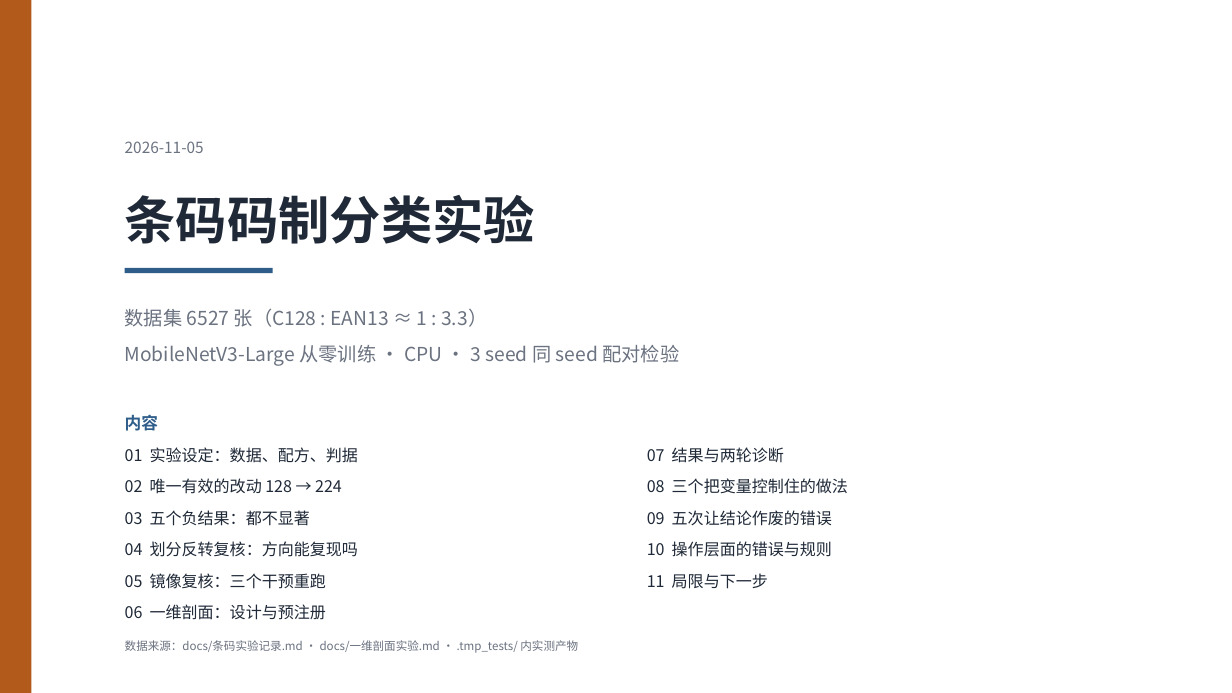
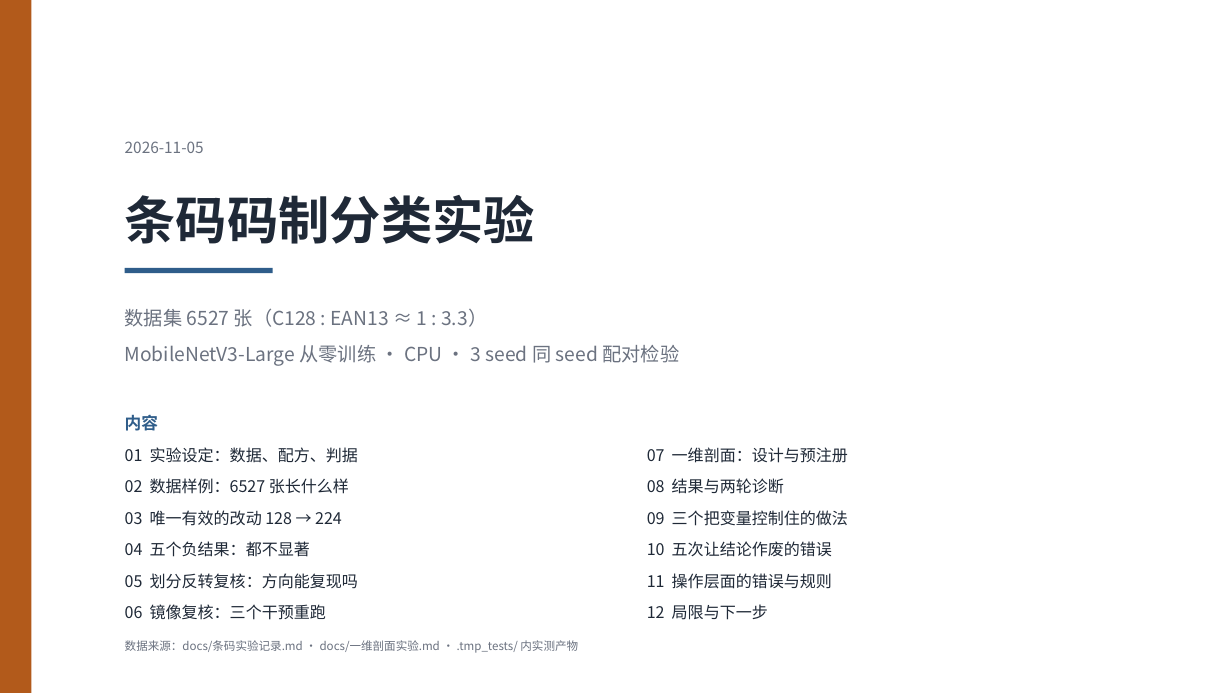
Before and after one commit to adddd392/study0, a slide deck: slide 10 of slides/第三周汇报.pptx. Drawn at 1232x693 pixels with LibreOffice and Linux fonts; fonts in the diff are those of the drawing. Boxes give left, top, right and bottom in pixels: in the first picture for what was removed or moved away, otherwise in the second. Text is boxed around its words. In the diff, an @@ line names an element or a change of style, - is before the commit and + after.

```diff
--- a/slides/第三周汇报.pptx
+++ b/slides/第三周汇报.pptx
@@ text at [647, 447, 848, 463]: text changed @@
-06 一维剖面：设计与预注册
+07 一维剖面：设计与预注册
@@ text added at [125, 478, 349, 494], 12.5 pt, text #1F2937 @@
+02 数据样例：6527 张长什么样
@@ text at [647, 478, 784, 494]: text changed @@
-07 结果与两轮诊断
+08 结果与两轮诊断
@@ text at [125, 510, 342, 526]: text changed @@
-02 唯一有效的改动 128 → 224
+03 唯一有效的改动 128 → 224
@@ text at [647, 510, 848, 526]: text changed @@
-08 三个把变量控制住的做法
+09 三个把变量控制住的做法
@@ text at [125, 541, 310, 557]: text changed @@
-03 五个负结果：都不显著
+04 五个负结果：都不显著
@@ text at [647, 541, 832, 557]: text changed @@
-10 操作层面的错误与规则
+10 五次让结论作废的错误
@@ text at [125, 573, 358, 589]: text changed @@
-04 划分反转复核：方向能复现吗
+05 划分反转复核：方向能复现吗
@@ text at [647, 573, 832, 589]: text changed @@
-09 五次让结论作废的错误
+11 操作层面的错误与规则
@@ text at [125, 604, 326, 620]: text changed @@
-05 镜像复核：三个干预重跑
+06 镜像复核：三个干预重跑
@@ text at [647, 604, 768, 620]: text changed @@
-11 局限与下一步
+12 局限与下一步
```
Also in this commit, not shown: 10 other slides changed, 1 slide added, 2 other files.
